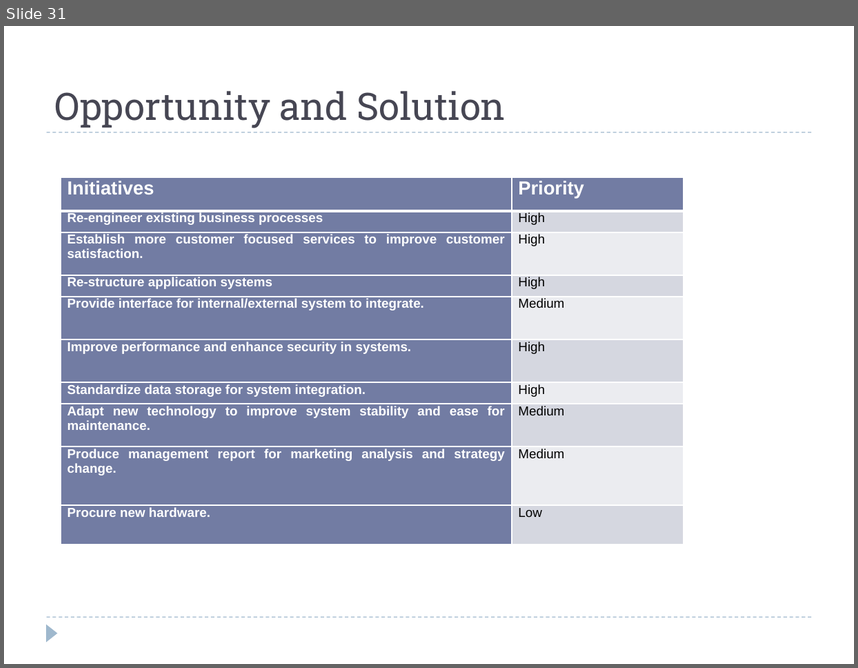
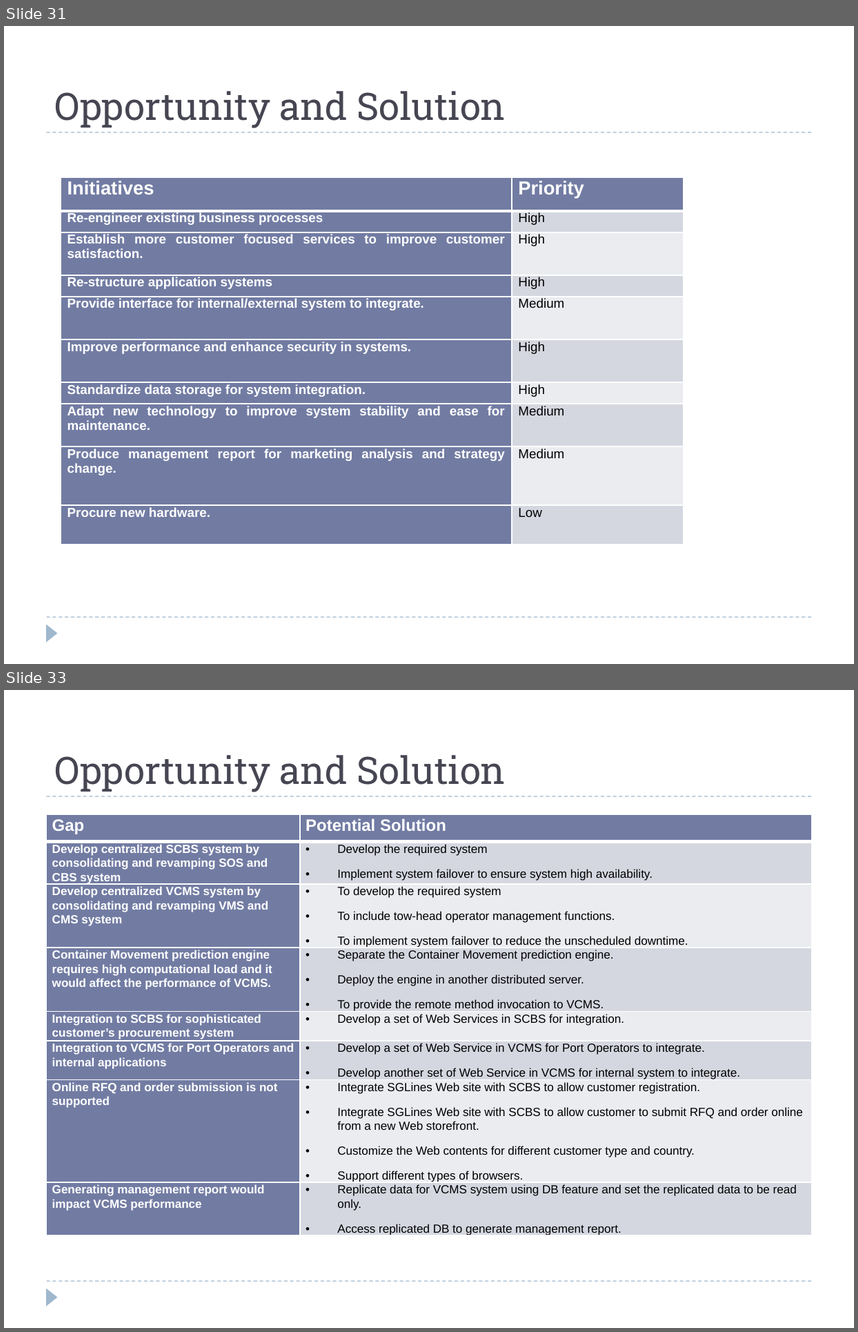
Before and after one commit to windieccf/t1-shipping, a slide deck: Enterprise Architech Presentation.pptx. Shown one above the other, each under a label of ours: slide 31 before the commit, slides 31 and 33 after it; the slides between them are not shown. The pictures are 858x668 and 858x1332 pixels, drawn with LibreOffice and Linux fonts; fonts in the diff are those of the drawing. Boxes give left, top, right and bottom in pixels: in the first picture for what was removed or moved away, otherwise in the second. Text is boxed around its words. In the diff, an @@ line names an element or a change of style, - is before the commit and + after.

```diff
--- a/Enterprise Architech Presentation.pptx
+++ b/Enterprise Architech Presentation.pptx
@@ slide 33 added at box(4, 690, 854, 1328), background #FFFFFF; not listed: 3 template elements that a slide beside it also shows @@
@@ title added at box(55, 755, 506, 792), 32 pt, text #464653 @@
+Opportunity and Solution
@@ table added at box(47, 815, 811, 1241), 8 rows, 2 columns @@
+Gap | Potential Solution
+Develop centralized SCBS system by consolidating and revamping SOS and CBS system | Develop the required system / Implement system failover to ensure system high availability.
+Develop centralized VCMS system by consolidating and revamping VMS and CMS system | To develop the required system / To include tow-head operator management functions. / To implement system failover to reduce the unscheduled downtime.
+Container Movement prediction engine requires high computational load and it would affect the performance of VCMS. | Separate the Container Movement prediction engine. / Deploy the engine in another distributed server. / To provide the remote method invocation to VCMS.
+Integration to SCBS for sophisticated customer’s procurement system | Develop a set of Web Services in SCBS for integration.
+Integration to VCMS for Port Operators and internal applications | Develop a set of Web Service in VCMS for Port Operators to integrate. / Develop another set of Web Service in VCMS for internal system to integrate.
+Online RFQ and order submission is not supported | Integrate SGLines Web site with SCBS to allow customer registration. / Integrate SGLines Web site with SCBS to allow customer to submit RFQ and order online from a new Web storefront. / Customize the Web contents for different customer type and country. / Support different types of browsers.
+Generating management report would impact VCMS performance | Replicate data for VCMS system using DB feature and set the replicated data to be read only. / Access replicated DB to generate management report.
```
Also in this commit, not shown: 2 other slides added.
